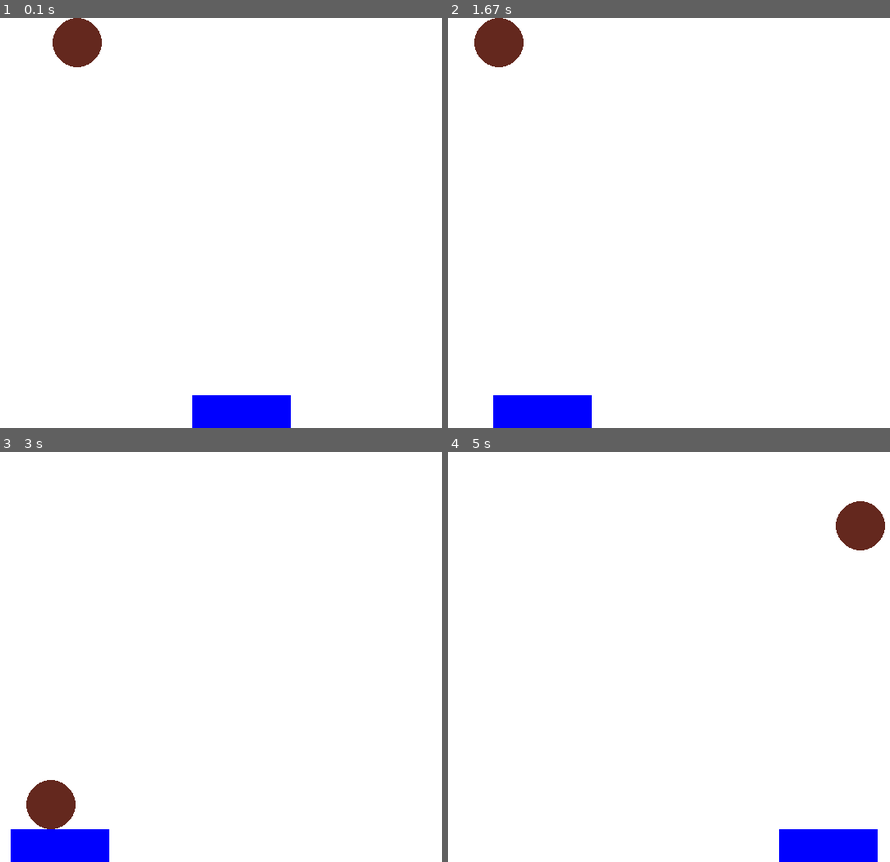
Above: before the commit, frames 1-4 (two rows, left to right).
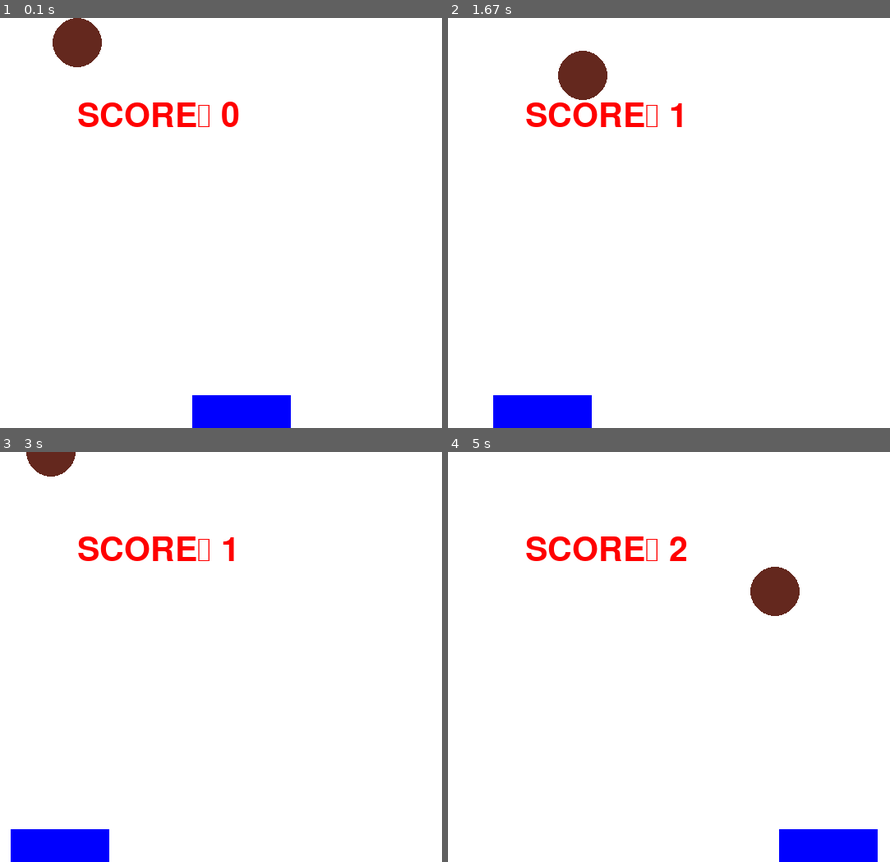
Above: after the commit, the same moments.

Repository: richaolas/PythonTeachingProgram
Game: pygame game, started from tmp.py
Same seed, same stepped clock (60 frames per second), same inputs: the game is played once before the commit and once after it.
Inputs (mouse positions are in pixels of both pictures, inside the frame that each line leads up to):
- Up to frame 1 (0.1 s): no input
- Up to frame 2 (1.67 s): press the mouse at (571, 227) at 0.37 s; move the mouse to (655, 268) at 0.47 s; release the mouse at (739, 313) at 0.6 s; press the mouse at (571, 227) at 0.7 s; move the mouse to (651, 276) at 0.8 s; release the mouse at (735, 325) at 0.93 s; press the mouse at (571, 227) at 1.03 s; move the mouse to (660, 218) at 1.13 s; release the mouse at (748, 210) at 1.27 s; press the mouse at (571, 227) at 1.37 s; move the mouse to (558, 190) at 1.47 s; release the mouse at (540, 157) at 1.6 s
- Up to frame 3 (3 s): press the mouse at (123, 661) at 1.7 s; move the mouse to (234, 624) at 1.8 s; release the mouse at (344, 583) at 1.93 s; press the mouse at (123, 661) at 2.03 s; move the mouse to (123, 661) at 2.13 s; release the mouse at (123, 661) at 2.27 s; click (53, 771) at 2.38 s; press the mouse at (53, 771) at 2.7 s; move the mouse to (57, 693) at 2.8 s; release the mouse at (61, 616) at 2.93 s
- Up to frame 4 (5 s): press the mouse at (501, 771) at 3.03 s; move the mouse to (531, 734) at 3.13 s; release the mouse at (562, 698) at 3.27 s; press the mouse at (501, 771) at 3.37 s; move the mouse to (580, 775) at 3.47 s; release the mouse at (660, 784) at 3.6 s; press the mouse at (501, 771) at 3.7 s; move the mouse to (540, 636) at 3.8 s; release the mouse at (580, 505) at 3.93 s; press the mouse at (501, 771) at 4.03 s; move the mouse to (638, 718) at 4.13 s; release the mouse at (775, 665) at 4.27 s; press the mouse at (501, 771) at 4.37 s; move the mouse to (527, 644) at 4.47 s; release the mouse at (554, 521) at 4.6 s; press the mouse at (501, 771) at 4.7 s; move the mouse to (664, 702) at 4.8 s; release the mouse at (828, 632) at 4.93 s

The runs differ from the first frame. In frame 1, 1.1% of the frame differs, in the area x 17-55%, y 20-27%; in frame 2, 3.1%; in frame 3, 2.5%; in frame 4, 3.1%, in the area x 17-99%, y 12-40%.

Commit message:
Update tmp.py

Diff:
--- a/tmp.py
+++ b/tmp.py
@@ -12,27 +12,52 @@
 ball_r = 30
 
 rect_w, rect_h = 120, 40
-rect_x, rect_y = (win_w - rect_w)/2, win_h - rect_h
+rect_x, rect_y = (win_w - rect_w) / 2, win_h - rect_h
+
+score = 0
+
+# 字体
+font = pygame.font.Font(None, 60)
 
 while True:
+    # 事件处理
     for event in pygame.event.get():
         if event.type == pygame.QUIT:
             pygame.quit()
             sys.exit()
         elif event.type == pygame.MOUSEMOTION:
+            # 用鼠标控制挡板
             mouse_x, mouse_y = event.pos
             if rect_w / 2 <= mouse_x <= win_w - rect_w / 2:
                 rect_x = mouse_x - rect_w / 2
+            elif mouse_x < rect_w / 2:
+                rect_x = 0
+            elif mouse_x > win_w - rect_w / 2:
+                rect_x = win_w - rect_w
+
+    # 坐标调整
+    # 判断碰撞得分
+    if rect_x <= ball_x <=rect_x +rect_w and rect_y-ball_r <=ball_y:
+        score += 1
+        print(score)
+
+        ball_x = random.randint(ball_r, win_w - ball_r)
+        ball_y = 0
 
 
     screen.fill((255, 255, 255))
 
+    # 控制小球落下
     ball_y += 10
-    if ball_y >= win_h-ball_r:
+    if ball_y >= win_h - ball_r:
         ball_x = random.randint(ball_r, win_w - ball_r)
         ball_y = 0
 
+    # 绘制图形
+    # 渲染 # 反锯齿
+    textImage = font.render('SCORE： ' + str(score), True, (255, 0, 0))
+    screen.blit(textImage, (100, 100))
     pygame.draw.circle(screen, (100, 40, 30), (ball_x, ball_y), ball_r, 0)
-    pygame.draw.rect(screen, (0,0,255), (rect_x, rect_y, rect_w, rect_h), 0)
+    pygame.draw.rect(screen, (0, 0, 255), (rect_x, rect_y, rect_w, rect_h), 0)
     pygame.display.update()
     clock.tick(30)
